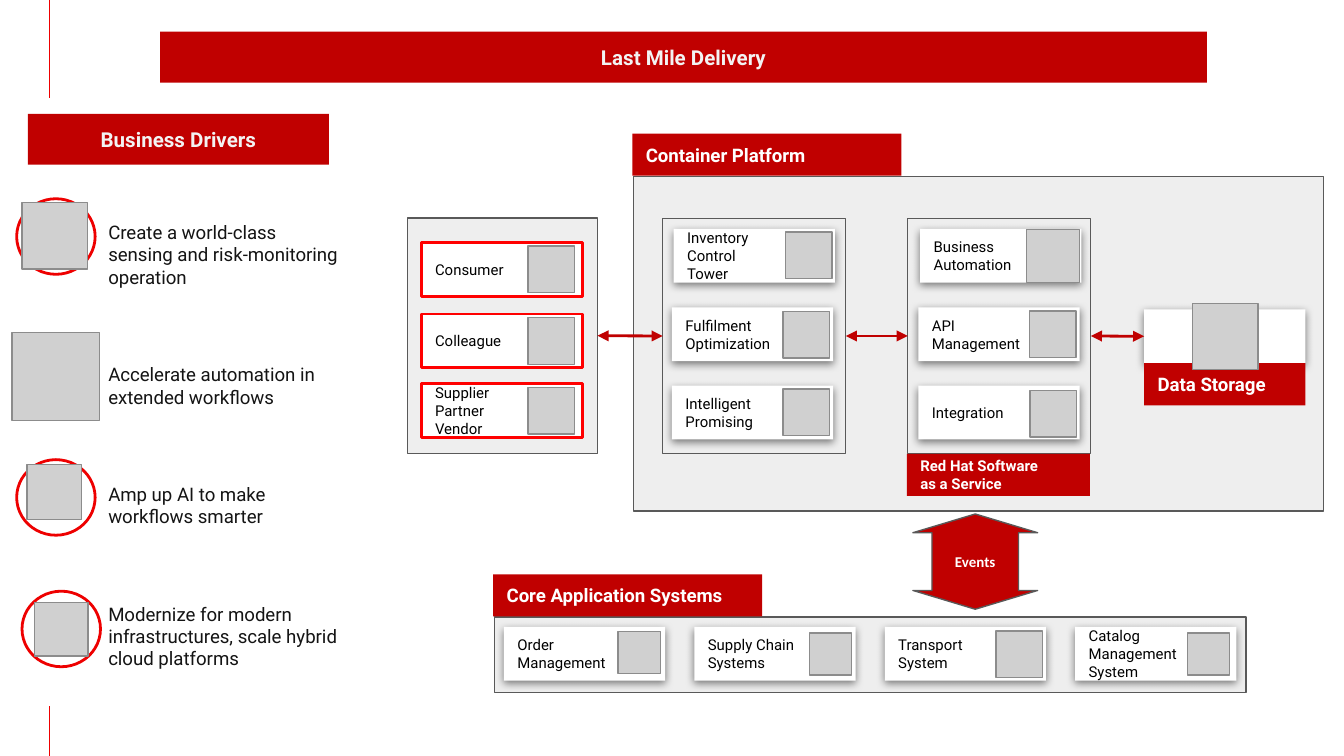
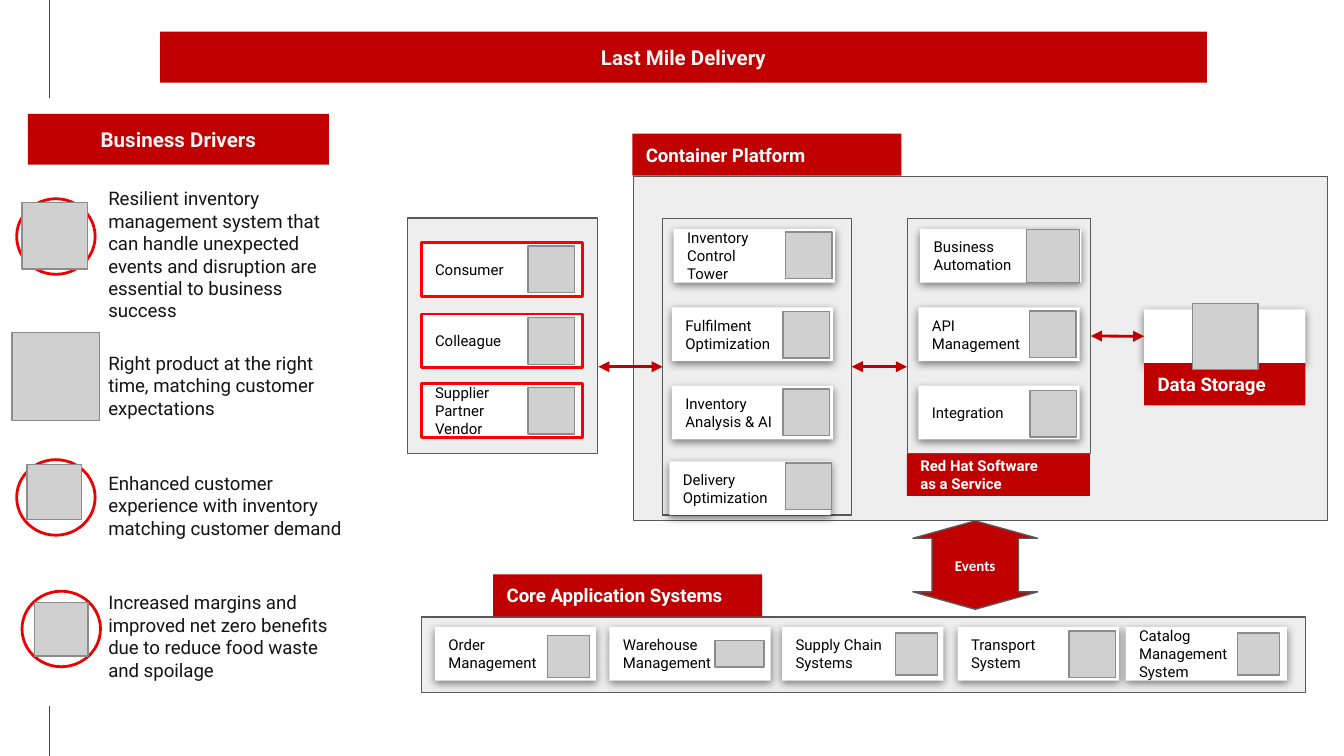
Before and after one commit to brucedkyle/architectures, a slide deck: slide 6 of docs/sustainability/downloads/InventoryOptimisation.pptx (slide 5 before the commit). Drawn at 1344x756 pixels with LibreOffice and Linux fonts; fonts in the diff are those of the drawing; grey boxes stand for pictures; background and template pictures are left out. Boxes give left, top, right and bottom in pixels: in the first picture for what was removed or moved away, otherwise in the second. Text is boxed around its words. In the diff, an @@ line names an element or a change of style, - is before the commit and + after.

```diff
--- a/docs/sustainability/downloads/InventoryOptimisation.pptx
+++ b/docs/sustainability/downloads/InventoryOptimisation.pptx
@@ rectangle: place and size @@
-rectangle at box(634, 176, 1324, 511)
+rectangle at box(634, 176, 1328, 520)
@@ text at box(108, 191, 320, 295): text changed @@
-Create a world-class sensing and risk-monitoring operation
+Resilient inventory management system that can handle unexpected events and disruption are essential to business success
@@ rectangle: place and size @@
-rectangle at box(663, 218, 845, 453)
+rectangle at box(663, 218, 852, 515)
@@ text at box(108, 356, 315, 419): text changed @@
-Accelerate automation in extended workflows
+Right product at the right time, matching customer expectations
@@ double arrow moved from (598, 336) - (663, 336) to (598, 367) - (663, 367) @@
@@ double arrow moved from (845, 336) - (907, 336) to (852, 367) - (907, 367) @@
@@ text in rectangle at box(685, 398, 772, 430): text changed @@
-Intelligent Promising
+Inventory
+Analysis & AI
@@ text at box(108, 476, 342, 539): text changed @@
-Amp up AI to make workflows smarter
+Enhanced customer experience with inventory matching customer demand
@@ rectangle added at box(669, 461, 831, 515), fill #FFFFFF, 8 pt, text #000000 @@
+Delivery Optimization
@@ picture added at box(785, 464, 832, 511) @@
@@ up down arrow "Events": place and size @@
-up down arrow "Events" at box(913, 513, 1038, 609)
+up down arrow "Events" at box(913, 521, 1038, 610)
@@ text at box(108, 595, 327, 681): text changed @@
-Modernize for modern infrastructures, scale hybrid cloud platforms
+Increased margins and improved net zero benefits due to reduce food waste and spoilage
@@ rectangle: place and size @@
-rectangle at box(495, 617, 1246, 692)
+rectangle at box(422, 617, 1306, 692)
@@ rectangle "Order Management": place and size @@
-rectangle "Order Management" at box(504, 628, 665, 681)
+rectangle "Order Management" at box(435, 628, 597, 681)
@@ rectangle added at box(610, 628, 771, 681), fill #FFFFFF, 8 pt, text #000000 @@
+Warehouse
+Management
@@ rectangle "Supply Chain Systems": place and size @@
-rectangle "Supply Chain Systems" at box(695, 628, 856, 681)
+rectangle "Supply Chain Systems" at box(782, 628, 943, 681)
@@ rectangle "Transport System": place and size @@
-rectangle "Transport System" at box(884, 628, 1046, 681)
+rectangle "Transport System" at box(957, 628, 1118, 681)
@@ rectangle "Catalog Management System": place and size @@
-rectangle "Catalog Management System" at box(1075, 628, 1236, 681)
+rectangle "Catalog Management System" at box(1126, 628, 1288, 681)
@@ picture: place and size @@
-picture at box(618, 632, 660, 673)
+picture at box(548, 636, 590, 677)
@@ picture added at box(715, 641, 763, 668) @@
@@ picture: place and size @@
-picture at box(809, 633, 851, 675)
+picture at box(895, 633, 937, 675)
@@ picture: place and size @@
-picture at box(996, 632, 1043, 679)
+picture at box(1068, 632, 1116, 679)
@@ picture: place and size @@
-picture at box(1187, 633, 1228, 675)
+picture at box(1238, 633, 1279, 675)
```
Also in this commit, not shown: 3 other slides changed, 1 slide added, 10 other files.
